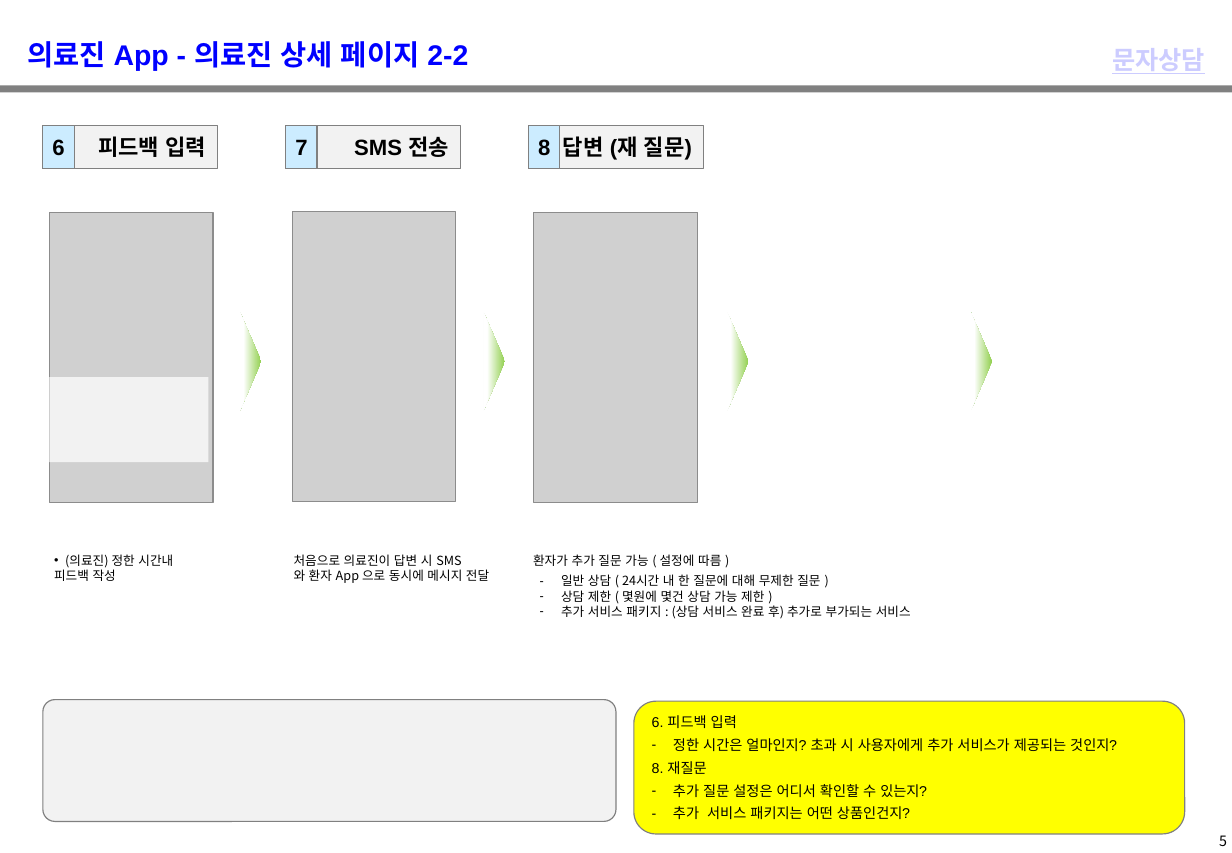
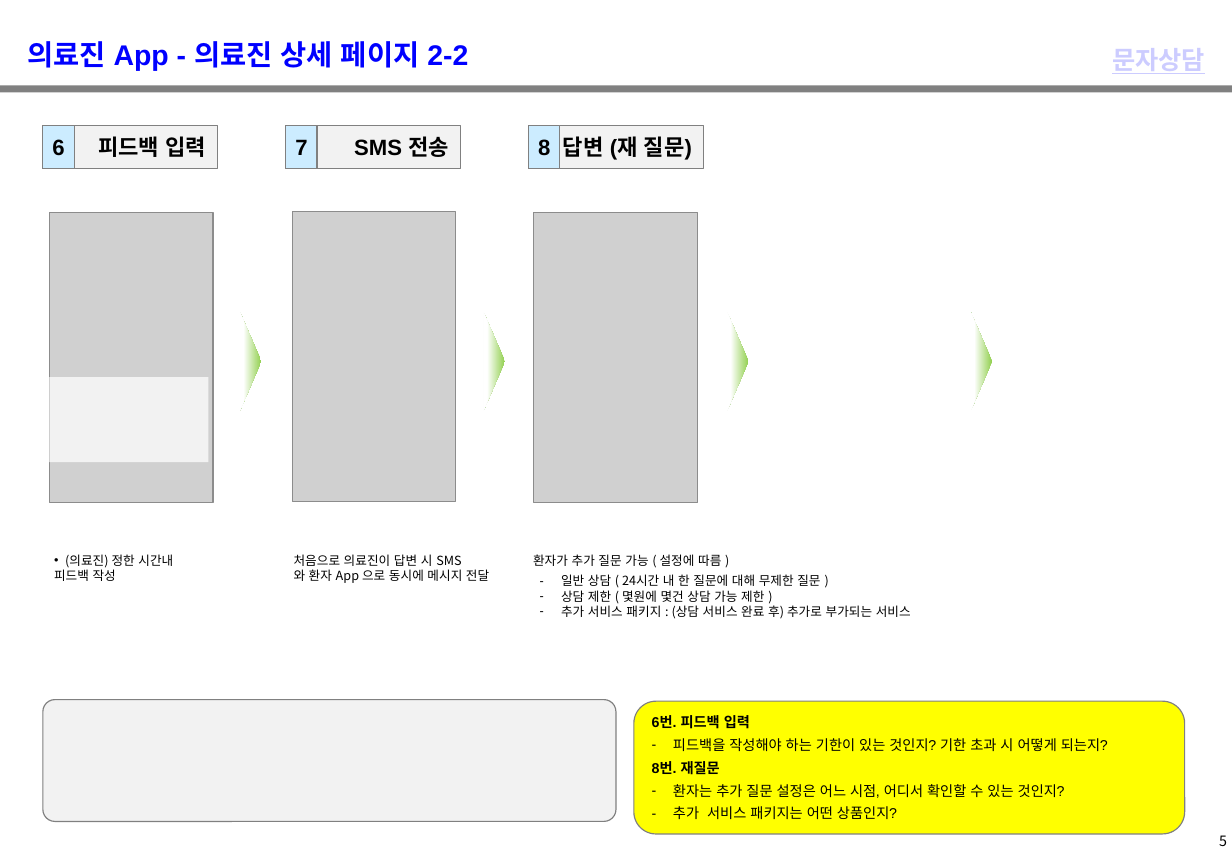
Before and after one commit to windsoccer/H160, a slide deck: slide 6 of 01 기획/03. 상담 서비스 Flow_健康160_상담 서비스 Flow_2019029.pptx. Drawn at 1232x853 pixels with LibreOffice and Linux fonts; fonts in the diff are those of the drawing; grey boxes stand for pictures; background and template pictures are left out. Boxes give left, top, right and bottom in pixels: in the first picture for what was removed or moved away, otherwise in the second. Text is boxed around its words. In the diff, an @@ line names an element or a change of style, - is before the commit and + after.

Commit message:
문의 내용 추가

```diff
--- a/01 기획/03. 상담 서비스 Flow_健康160_상담 서비스 Flow_2019029.pptx
+++ b/01 기획/03. 상담 서비스 Flow_健康160_상담 서비스 Flow_2019029.pptx
@@ text in rounded rectangle at (652,715,1108,819): text changed @@
-6. 피드백 입력
-– 정한 시간은 얼마인지? 초과 시 사용자에게 추가 서비스가 제공되는 것인지?
-8. 재질문
-– 추가 질문 설정은 어디서 확인할 수 있는지?
-– 추가 서비스 패키지는 어떤 상품인건지?
+6번. 피드백 입력
+– 피드백을 작성해야 하는 기한이 있는 것인지? 기한 초과 시 어떻게 되는지?
+8번. 재질문
+– 환자는 추가 질문 설정은 어느 시점, 어디서 확인할 수 있는 것인지?
+– 추가 서비스 패키지는 어떤 상품인지?
```
Also in this commit, not shown: 14 other slides changed, 1 slide removed.
